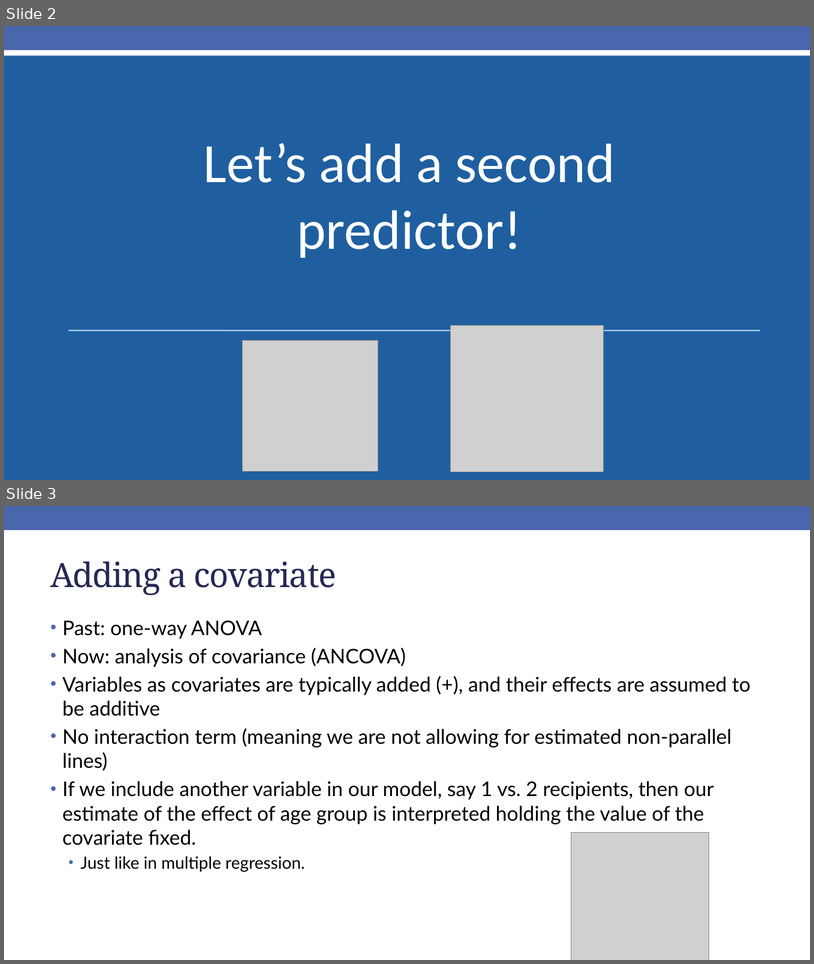
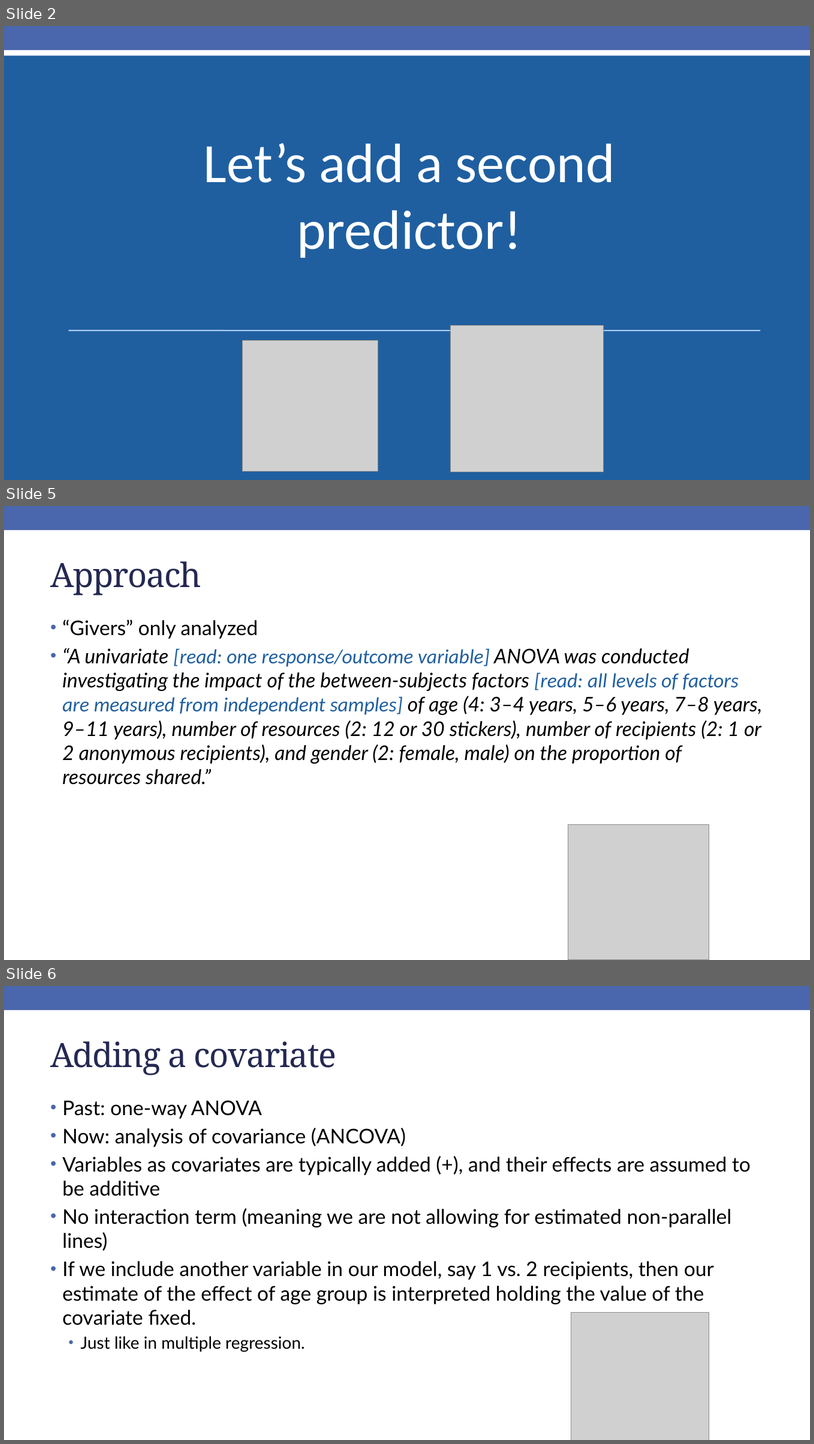
Before and after one commit to rebeccal/ohsu-math630, a slide deck: slides/cm054.pptx. Shown one above the other, each under a label of ours: slides 2 and 3 before the commit, slides 2, 5 and 6 after it; the slides between them are not shown. The pictures are 814x964 and 814x1444 pixels, drawn with LibreOffice and Linux fonts; fonts in the diff are those of the drawing; grey boxes stand for pictures. Boxes give left, top, right and bottom in pixels: in the first picture for what was removed or moved away, otherwise in the second. Text is boxed around its words. In the diff, an @@ line names an element or a change of style, - is before the commit and + after.

```diff
--- a/slides/cm054.pptx
+++ b/slides/cm054.pptx
@@ slide 5 added at [4, 506, 810, 960], background #FFFFFF; not listed: 1 template element that a slide beside it also shows @@
@@ title added at [50, 561, 201, 595], 40 pt, text #242852 @@
+Approach
@@ text added at [62, 619, 762, 784], 24 pt, text #000000, italic @@
+• “Givers” only analyzed
+• “A univariate [read: one response/outcome variable] ANOVA was conducted investigating the impact of the between-subjects factors [read: all levels of factors are measured from independent samples] of age (4: 3–4 years, 5–6 years, 7–8 years, 9–11 years), number of resources (2: 12 or 30 stickers), number of recipients (2: 1 or 2 anonymous recipients), and gender (2: female, male) on the proportion of resources shared.”
@@ picture added at [569, 824, 710, 960] @@
@@ what was slide 3 is now slide 6 @@
```
Also in this commit, not shown: 1 slide changed, 2 other slides added, 3 other files.
